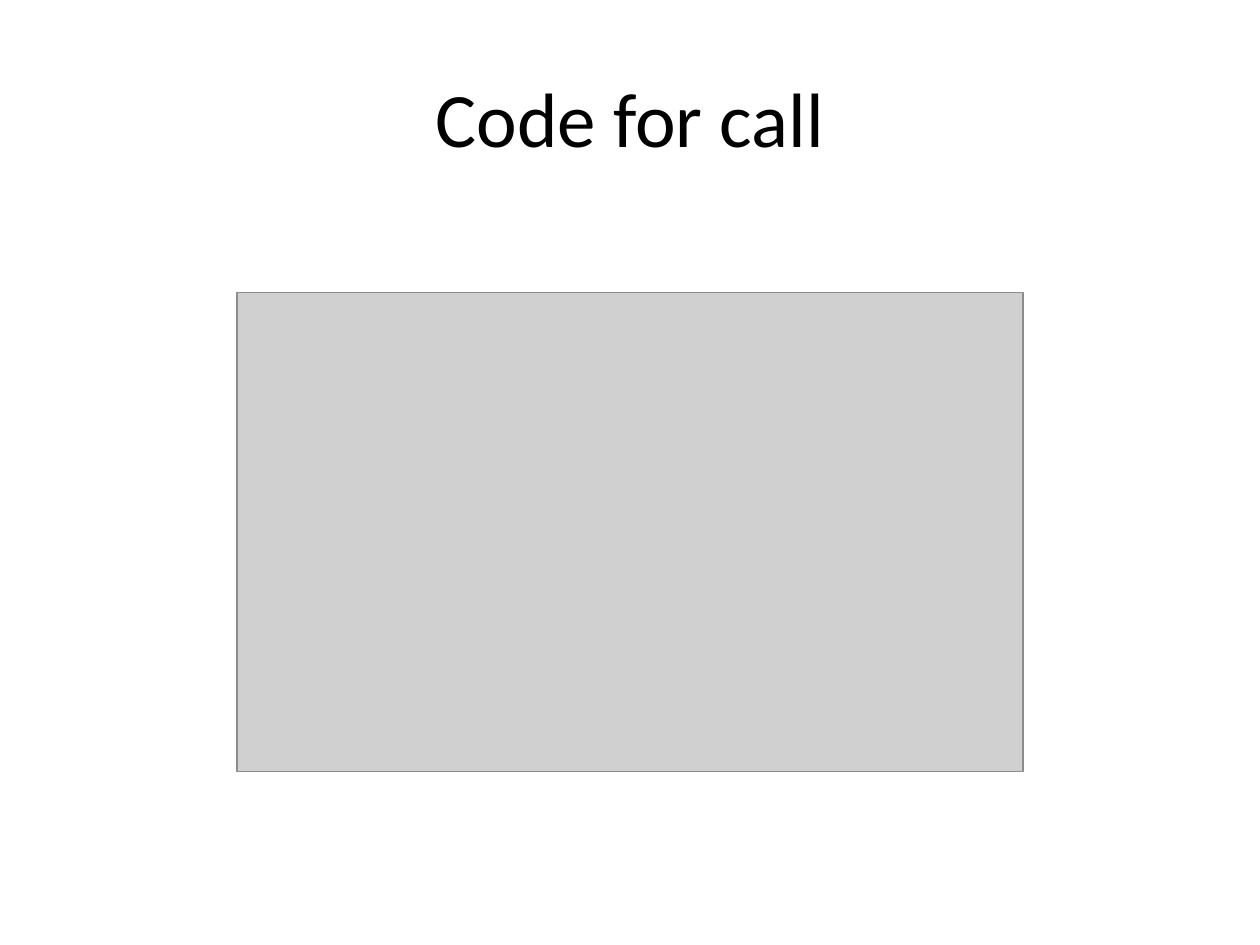
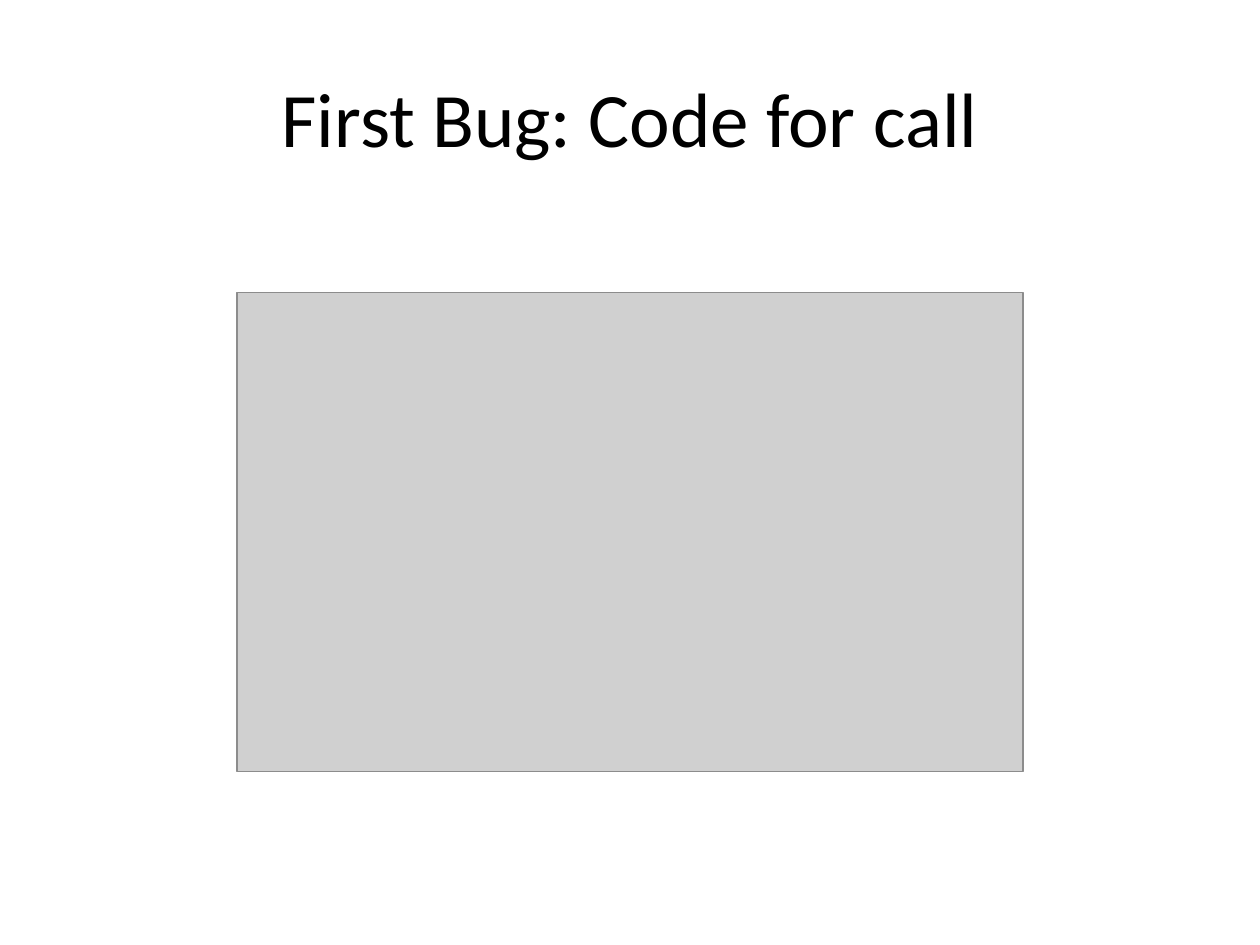
Before and after one commit to manouchehr/SOEN691_AZIZI, a slide deck: slide 9 of ClassWorkReports/Twilio_sharpBugFixing .pptx. Drawn at 1260x945 pixels with LibreOffice and Linux fonts; fonts in the diff are those of the drawing; grey boxes stand for pictures. Boxes give left, top, right and bottom in pixels: in the first picture for what was removed or moved away, otherwise in the second. Text is boxed around its words. In the diff, an @@ line names an element or a change of style, - is before the commit and + after.

```diff
--- a/ClassWorkReports/Twilio_sharpBugFixing .pptx
+++ b/ClassWorkReports/Twilio_sharpBugFixing .pptx
@@ title at (x1=282, y1=93, x2=977, y2=161): text changed @@
-Code for call
+First Bug: Code for call
```
Also in this commit, not shown: 6 other slides changed, 4 slides added, 27 other files.
